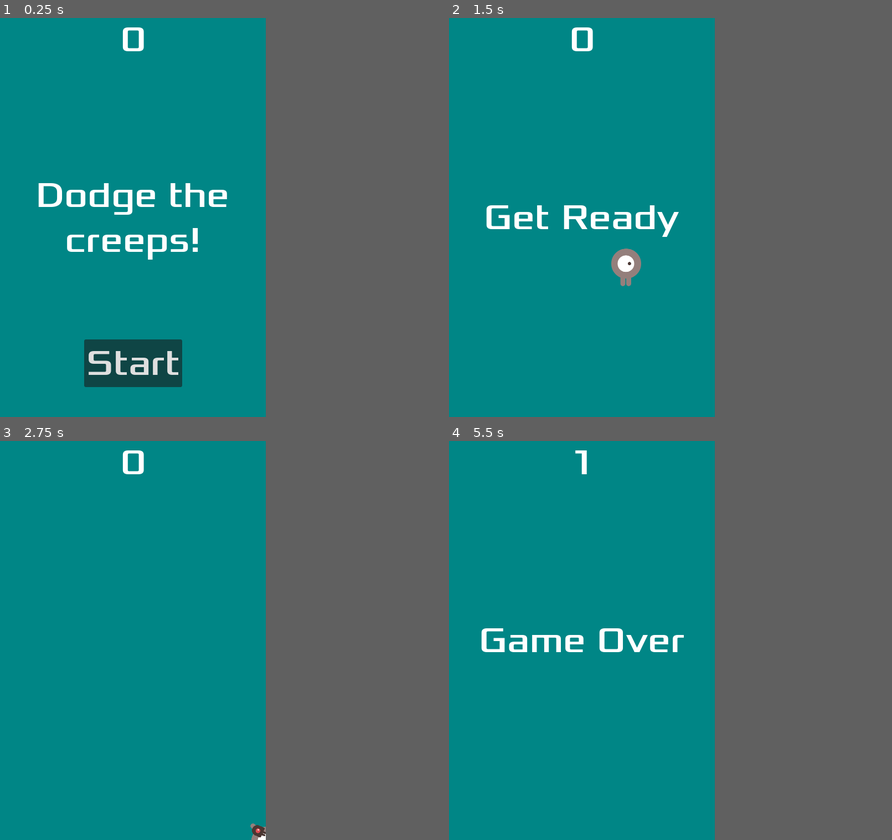
Above: before the commit, frames 1-4 (two rows, left to right).
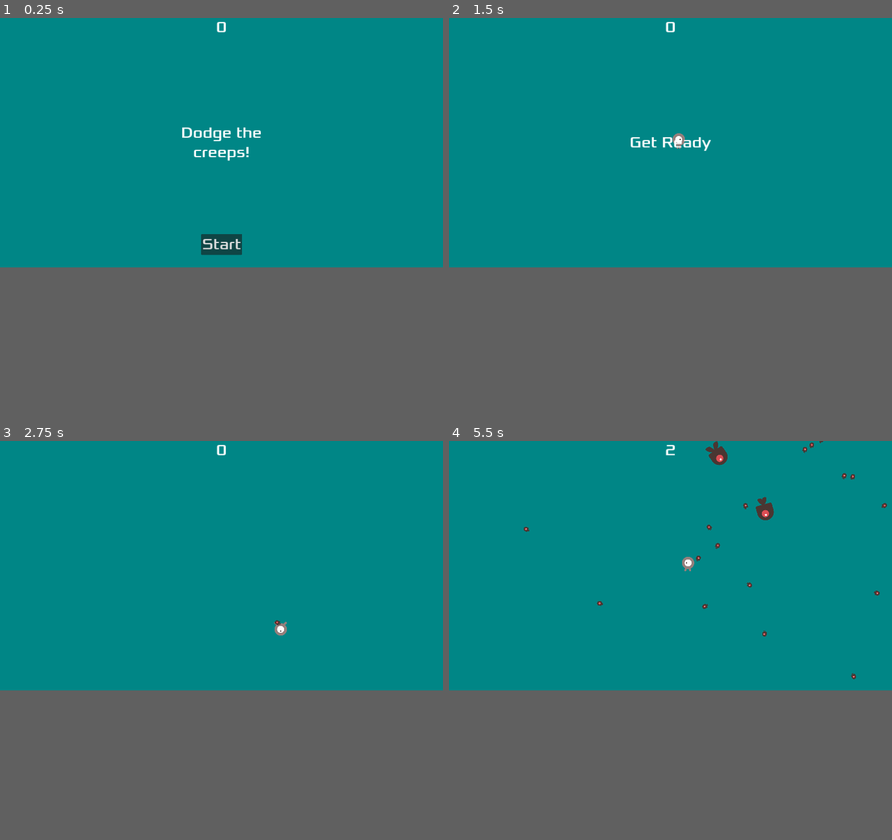
Above: after the commit, the same moments.

Repository: IvanovDenya/SurviveBros
Game: Godot game, scene res://menu/main.tscn
Same seed, same stepped clock (60 frames per second), same inputs: the game is played once before the commit and once after it.
Inputs:
- Up to frame 1 (0.25 s): no input
- Up to frame 2 (1.5 s): click "Start" at 0.5 s; tap Enter at 1.25 s; hold D (move_right) from 1.28 s (still down)
- Up to frame 3 (2.75 s): release D (move_right) at 2.03 s; hold S (move_down) from 2.03 s (still down)
- Up to frame 4 (5.5 s): release S (move_down) at 2.78 s; hold D (move_right) 2.78-3.53 s; hold W (move_up) 3.53-4.28 s; hold A (move_left) from 4.28 s (still down)
In our replay, the window is 480x720 before the commit and 800x450 after it. These sizes can differ from the game's own. Grey fills any space a smaller window leaves; there, only what the larger window draws over its background counts as a difference.

The runs differ from the first frame. In frame 1, 5.5% of the frame differs, in the area x 8-59%, y 0-93%; in frame 2, 2.0%; in frame 3, 0.4%; in frame 4, 1.8%.

Commit message:
Супермикроизменения
Расширил экран до фуллхд и зону спавна челиксов

Diff:
--- a/menu/main.tscn
+++ b/menu/main.tscn
@@ -9,9 +9,9 @@
 
 [sub_resource type="Curve2D" id="Curve2D_muwqy"]
 _data = {
-"points": PackedVector2Array(0, 0, 0, 0, -2, -1, 0, 0, 0, 0, 478, 0, 0, 0, 0, 0, 478, 719, 0, 0, 0, 0, -3, 720, 0, 0, 0, 0, -2, -1)
+"points": PackedVector2Array(0, 0, 0, 0, -2, -1, 0, 0, 0, 0, 478, 0, 0, 0, 0, 0, 1919, 2, 0, 0, 0, 0, 1922, 1082, 0, 0, 0, 0, -2, 1082, 0, 0, 0, 0, -2, -1)
 }
-point_count = 5
+point_count = 6
 
 [node name="Main" type="Node"]
 script = ExtResource("1_dkmla")
@@ -26,7 +26,7 @@
 color = Color(0, 0.52549, 0.52549, 1)
 
 [node name="Player" parent="." instance=ExtResource("3_pcdji")]
-position = Vector2(239, 449)
+position = Vector2(919, 528)
 
 [node name="MobTimer" type="Timer" parent="."]
 wait_time = 0.5
@@ -38,7 +38,7 @@
 one_shot = true
 
 [node name="StartPosition" type="Marker2D" parent="."]
-position = Vector2(240, 450)
+position = Vector2(916, 533)
 
 [node name="MobPath" type="Path2D" parent="."]
 curve = SubResource("Curve2D_muwqy")
--- a/project.godot
+++ b/project.godot
@@ -17,8 +17,8 @@
 
 [display]
 
-window/size/viewport_width=480
-window/size/viewport_height=720
+window/size/viewport_width=1920
+window/size/viewport_height=1080
 window/stretch/mode="canvas_items"
 
 [input]
